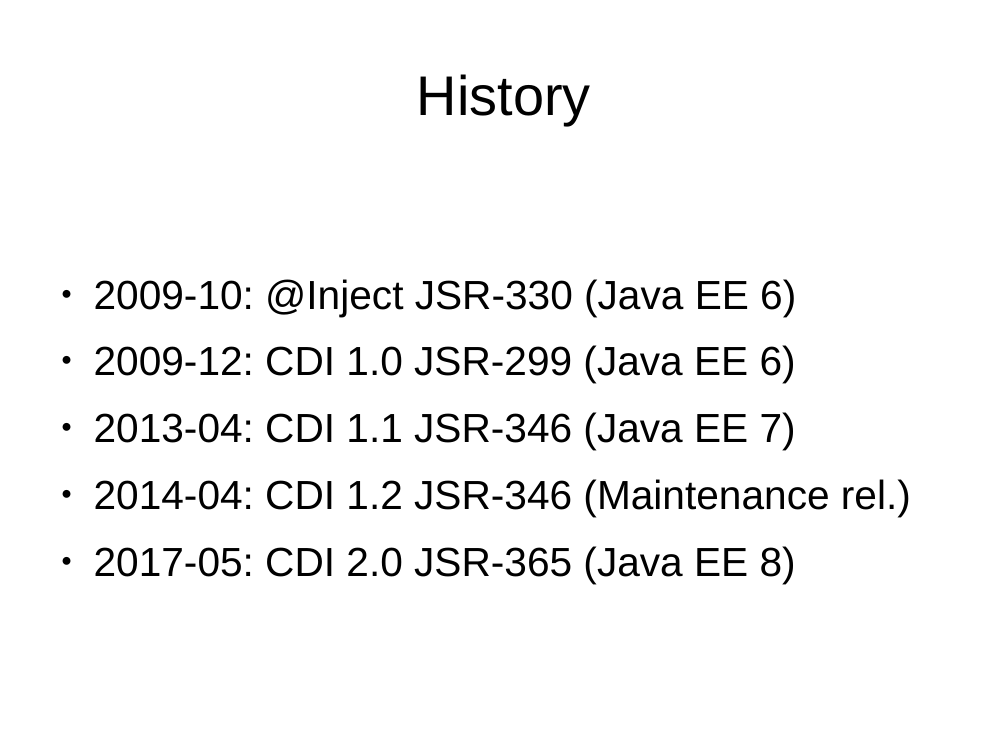
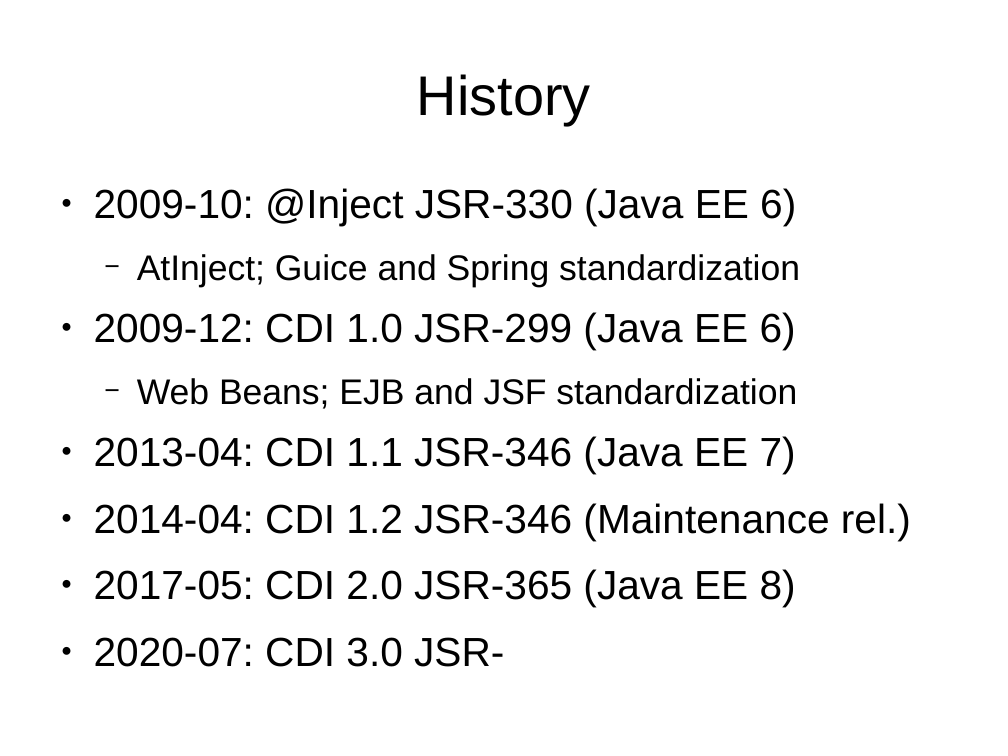
Before and after one commit to FrigoCoder/CDI, a slide deck: slide 8 of CDI.odp (slide 10 before the commit). Drawn at 1008x756 pixels with LibreOffice and Linux fonts; fonts in the diff are those of the drawing. Boxes give left, top, right and bottom in pixels: in the first picture for what was removed or moved away, otherwise in the second. Text is boxed around its words. In the diff, an @@ line names an element or a change of style, - is before the commit and + after.

```diff
--- a/CDI.odp
+++ b/CDI.odp
@@ text at box(137, 254, 800, 287): paragraph added @@
+  − AtInject; Guice and Spring standardization
@@ text at box(137, 378, 797, 409): paragraph added @@
+  − Web Beans; EJB and JSF standardization
@@ text at box(94, 637, 504, 667): paragraph added @@
+● 2020-07: CDI 3.0 JSR-
```
Also in this commit, not shown: 2 other slides changed, 1 slide removed.
